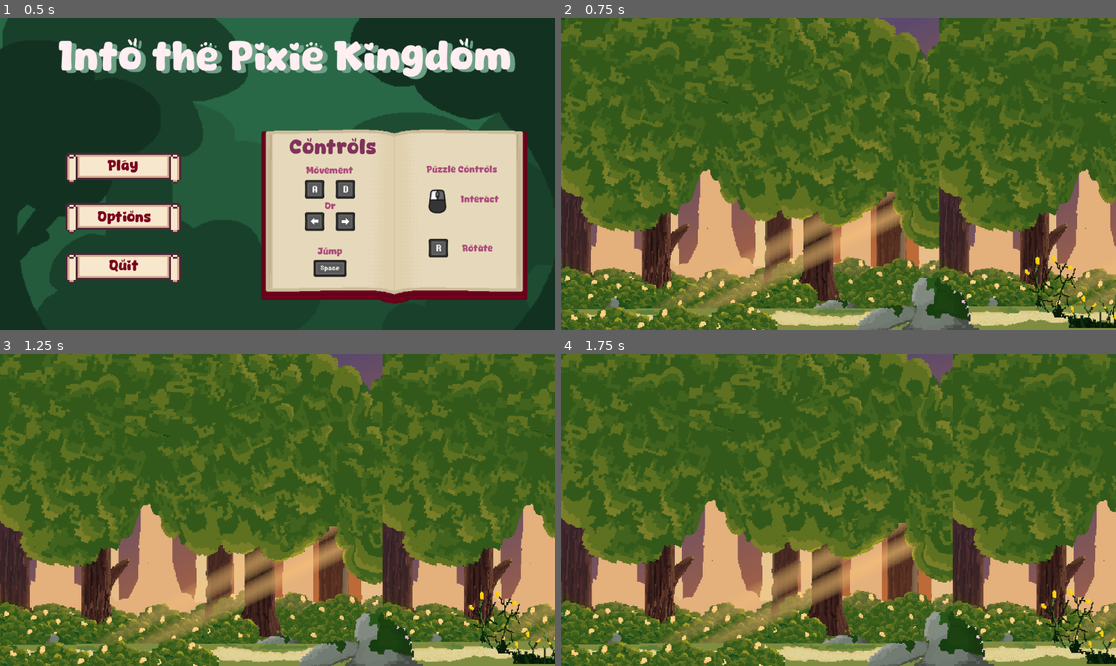
Above: before the commit, frames 1-4 (two rows, left to right).
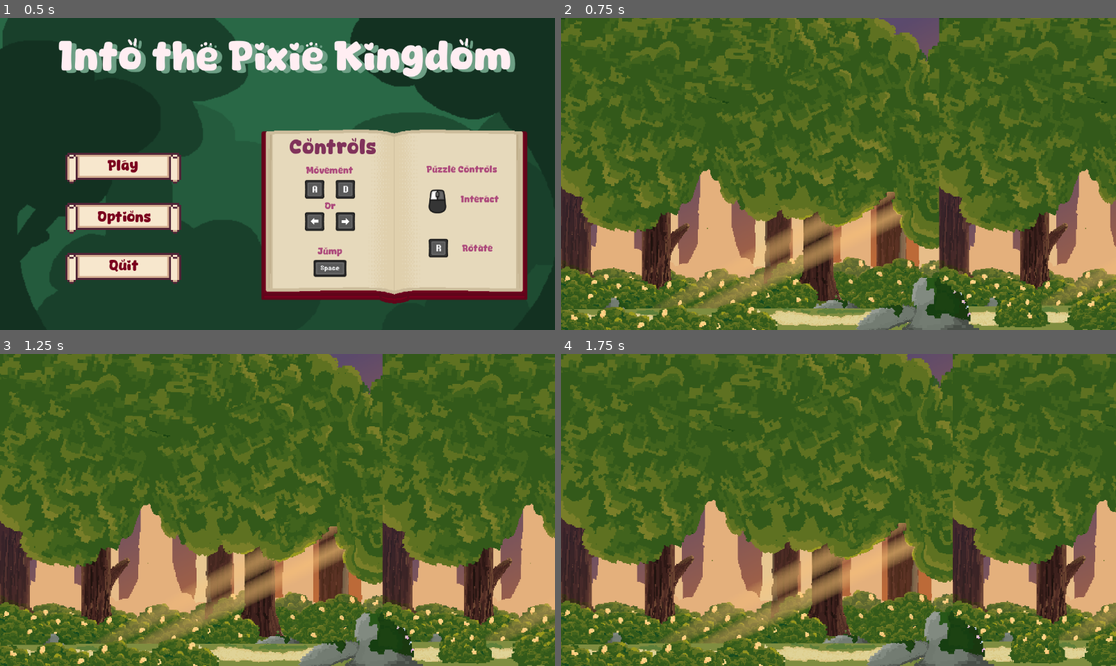
Above: after the commit, the same moments.

Repository: AlexReidNZ/Into-The-Pixie-Kingdom
Game: Godot game, scene res://Scenes/Levels/level_1.tscn
Two runs of this game, one before a commit and one after it. Both use one fixed random seed, a clock stepped at 60 frames per second and the inputs below. Video files are missing from this copy of the repository; at most half a second of black plays in their place.
Inputs (mouse positions are in pixels of both pictures, inside the frame that each line leads up to):
- Up to frame 1 (0.5 s): no input
- Up to frame 2 (0.75 s): click "Play" at 0.5 s
- Up to frame 3 (1.25 s): no input
- Up to frame 4 (1.75 s): tap Enter (ui_accept) at 1.25 s; move the mouse to (960, 494) at 1.27 s; press the mouse at (960, 494) at 1.28 s; hold Right (move_right) from 1.28 s (still down); tap Space (jump) at 1.52 s

Frame 1 is identical in both runs. In frame 2, 2.0% of the frame differs, in the area x 77-100%, y 76-100%; in frame 3, 1.9%; in frame 4, 1.7%.

Commit message:
fix: boundary collisions on puzzle sprites

Diff:
--- a/Scenes/Levels/level_1.tscn
+++ b/Scenes/Levels/level_1.tscn
@@ -274,14 +274,14 @@
 [sub_resource type="WorldBoundaryShape2D" id="WorldBoundaryShape2D_w4v88"]
 normal = Vector2(1, 0)
 
-[sub_resource type="RectangleShape2D" id="RectangleShape2D_1rgj4"]
-size = Vector2(20, 156)
-
-[sub_resource type="RectangleShape2D" id="RectangleShape2D_qs31p"]
-size = Vector2(124, 43)
-
-[sub_resource type="RectangleShape2D" id="RectangleShape2D_mtdxp"]
-size = Vector2(30, 153)
+[sub_resource type="WorldBoundaryShape2D" id="WorldBoundaryShape2D_wwohj"]
+normal = Vector2(-1, 0)
+
+[sub_resource type="WorldBoundaryShape2D" id="WorldBoundaryShape2D_rm13f"]
+normal = Vector2(-1, 0)
+
+[sub_resource type="WorldBoundaryShape2D" id="WorldBoundaryShape2D_jp8wa"]
+normal = Vector2(-1, 0)
 
 [node name="PlatformLevel" type="Node2D"]
 texture_filter = 1
@@ -478,12 +478,18 @@
 
 [node name="Gorse" type="Sprite2D" parent="Objects"]
 z_index = 11
-position = Vector2(566, -41)
+position = Vector2(825, -40)
 texture = ExtResource("14_tej4t")
 
 [node name="Bushes" type="Sprite2D" parent="Objects"]
 z_index = 11
 position = Vector2(1103, -23)
+texture = ExtResource("10_t4k28")
+
+[node name="Bushes2" type="Sprite2D" parent="Objects"]
+z_index = 11
+position = Vector2(534, -23)
+scale = Vector2(-1, 1)
 texture = ExtResource("10_t4k28")
 
 [node name="SideBushes2" type="Sprite2D" parent="Objects"]
@@ -529,8 +535,8 @@
 [node name="InvisibleWall" type="StaticBody2D" parent="PuzzleObjects/Sprites/BeginingPuzzle"]
 
 [node name="CollisionShape2D" type="CollisionShape2D" parent="PuzzleObjects/Sprites/BeginingPuzzle/InvisibleWall"]
-position = Vector2(45.5, -70)
-shape = SubResource("RectangleShape2D_1rgj4")
+position = Vector2(28.5, -70)
+shape = SubResource("WorldBoundaryShape2D_wwohj")
 
 [node name="BrokenBridge" type="Sprite2D" parent="PuzzleObjects/Sprites"]
 position = Vector2(-307, 25)
@@ -539,8 +545,8 @@
 [node name="BridgeCollision" type="StaticBody2D" parent="PuzzleObjects/Sprites/BrokenBridge"]
 
 [node name="CollisionShape2D" type="CollisionShape2D" parent="PuzzleObjects/Sprites/BrokenBridge/BridgeCollision"]
-position = Vector2(-2, 0)
-shape = SubResource("RectangleShape2D_qs31p")
+position = Vector2(-64, -23)
+shape = SubResource("WorldBoundaryShape2D_rm13f")
 
 [node name="BrokenTree" type="Sprite2D" parent="PuzzleObjects/Sprites"]
 position = Vector2(133, -32.5)
@@ -549,8 +555,8 @@
 [node name="TreeCollision" type="StaticBody2D" parent="PuzzleObjects/Sprites/BrokenTree"]
 
 [node name="CollisionShape2D" type="CollisionShape2D" parent="PuzzleObjects/Sprites/BrokenTree/TreeCollision"]
-position = Vector2(5, -1)
-shape = SubResource("RectangleShape2D_mtdxp")
+position = Vector2(24, -2.5)
+shape = SubResource("WorldBoundaryShape2D_jp8wa")
 
 [node name="Indicators" type="Node2D" parent="PuzzleObjects"]
 
